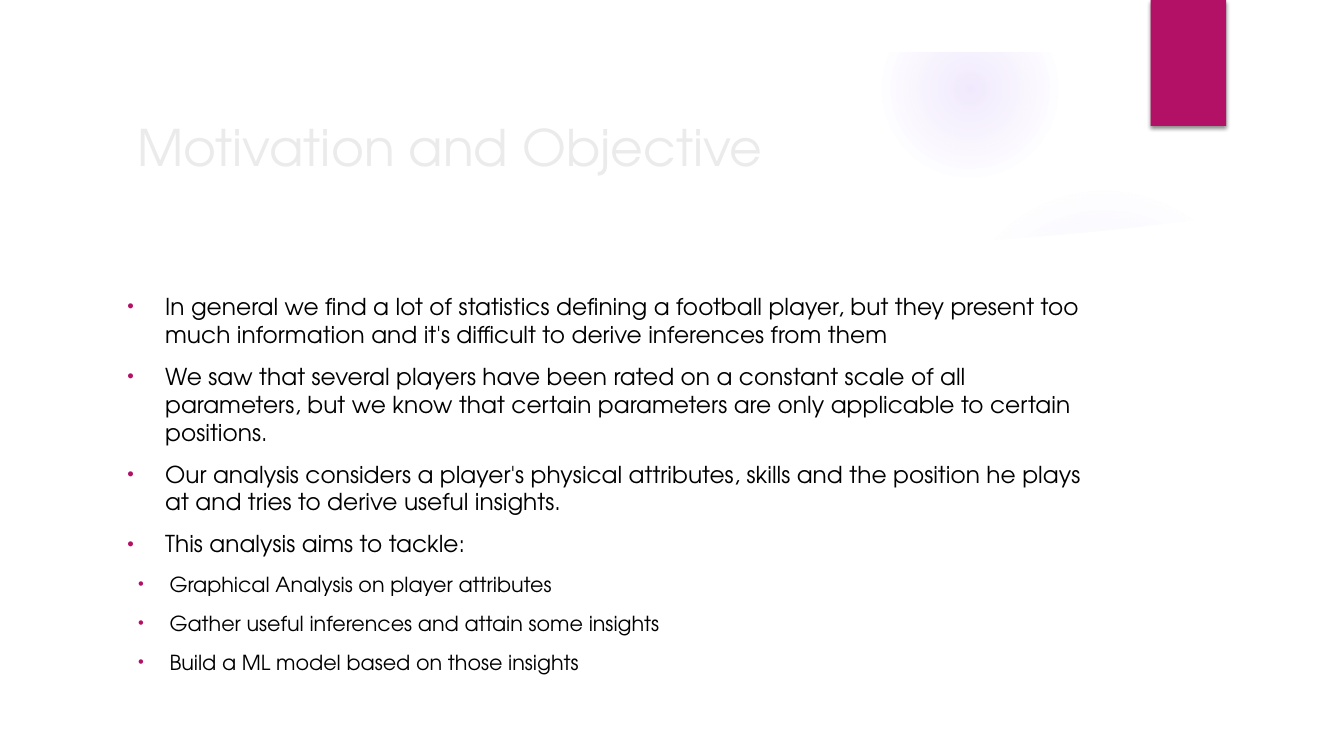
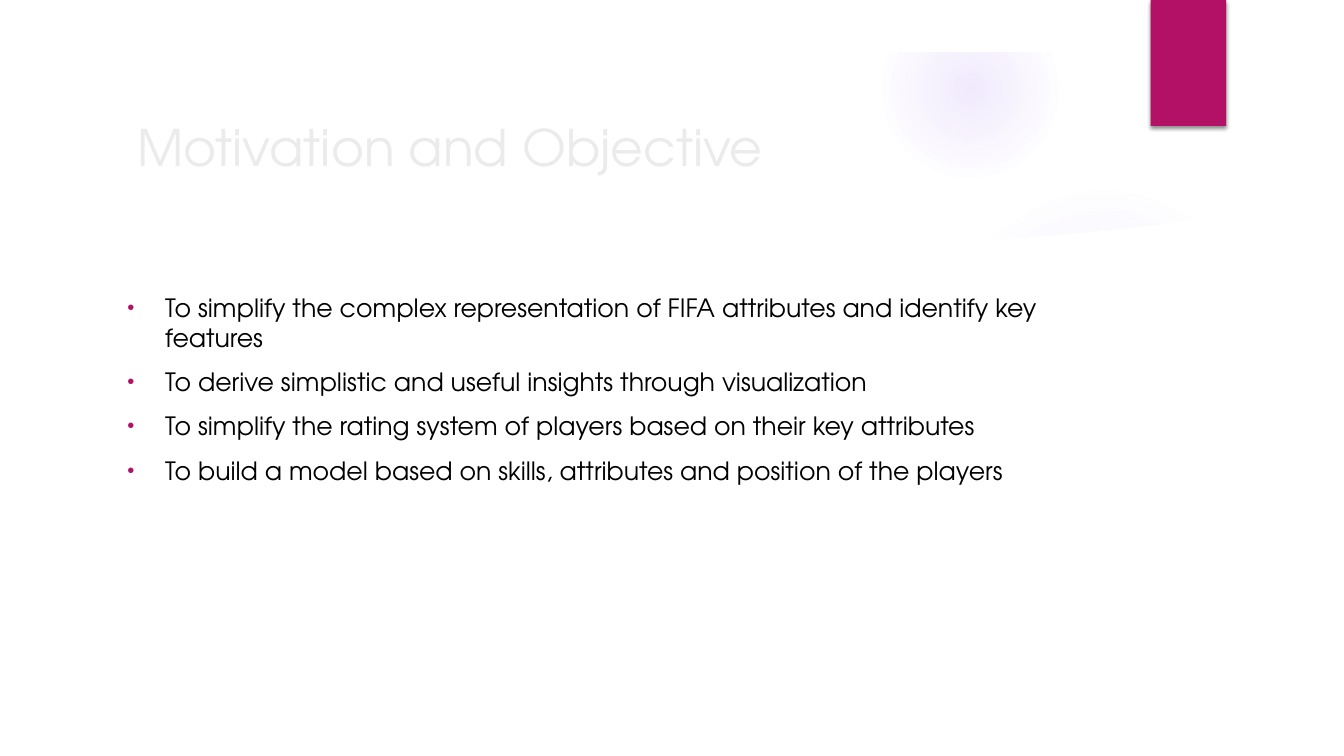
Before and after one commit to sharax/ECE_143_Group_11, a slide deck: slide 2 of ECE_143.pptx. Drawn at 1344x756 pixels with LibreOffice and Linux fonts; fonts in the diff are those of the drawing; background and template pictures are left out. Boxes give left, top, right and bottom in pixels: in the first picture for what was removed or moved away, otherwise in the second. Text is boxed around its words. In the diff, an @@ line names an element or a change of style, - is before the commit and + after.

Commit message:
ppt final

```diff
--- a/ECE_143.pptx
+++ b/ECE_143.pptx
@@ text at (165, 298, 1036, 485): text changed; size 16.6 to 18 pt @@
-• In general we find a lot of statistics defining a football player, but they present too much information and it's difficult to derive inferences from them
-• We saw that several players have been rated on a constant scale of all parameters, but we know that certain parameters are only applicable to certain positions.
-• Our analysis considers a player's physical attributes, skills and the position he plays at and tries to derive useful insights.
-• This analysis aims to tackle:
-  • Graphical Analysis on player attributes
-  • Gather useful inferences and attain some insights
-  • Build a ML model based on those insights
+• To simplify the complex representation of FIFA attributes and identify key features
+• To derive simplistic and useful insights through visualization
+• To simplify the rating system of players based on their key attributes
+• To build a model based on skills, attributes and position of the players
```
Also in this commit, not shown: 12 other slides changed, 5 slides added, 4 slides removed.
